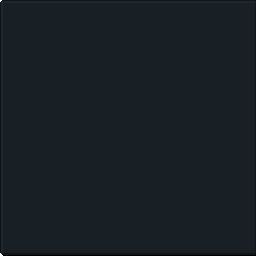
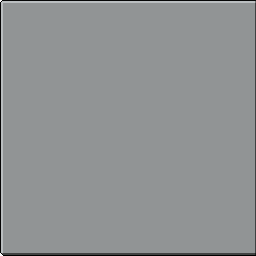
Layer changes from the first 256×256 image to the second:
"Layer 4": opacity 100% → 30% over 0, 0, 256, 255
